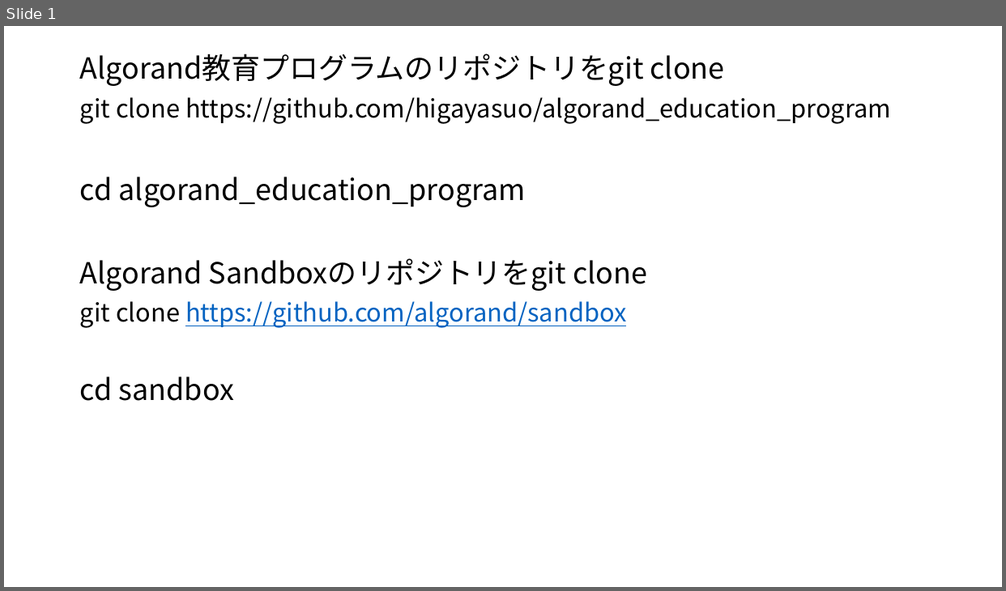
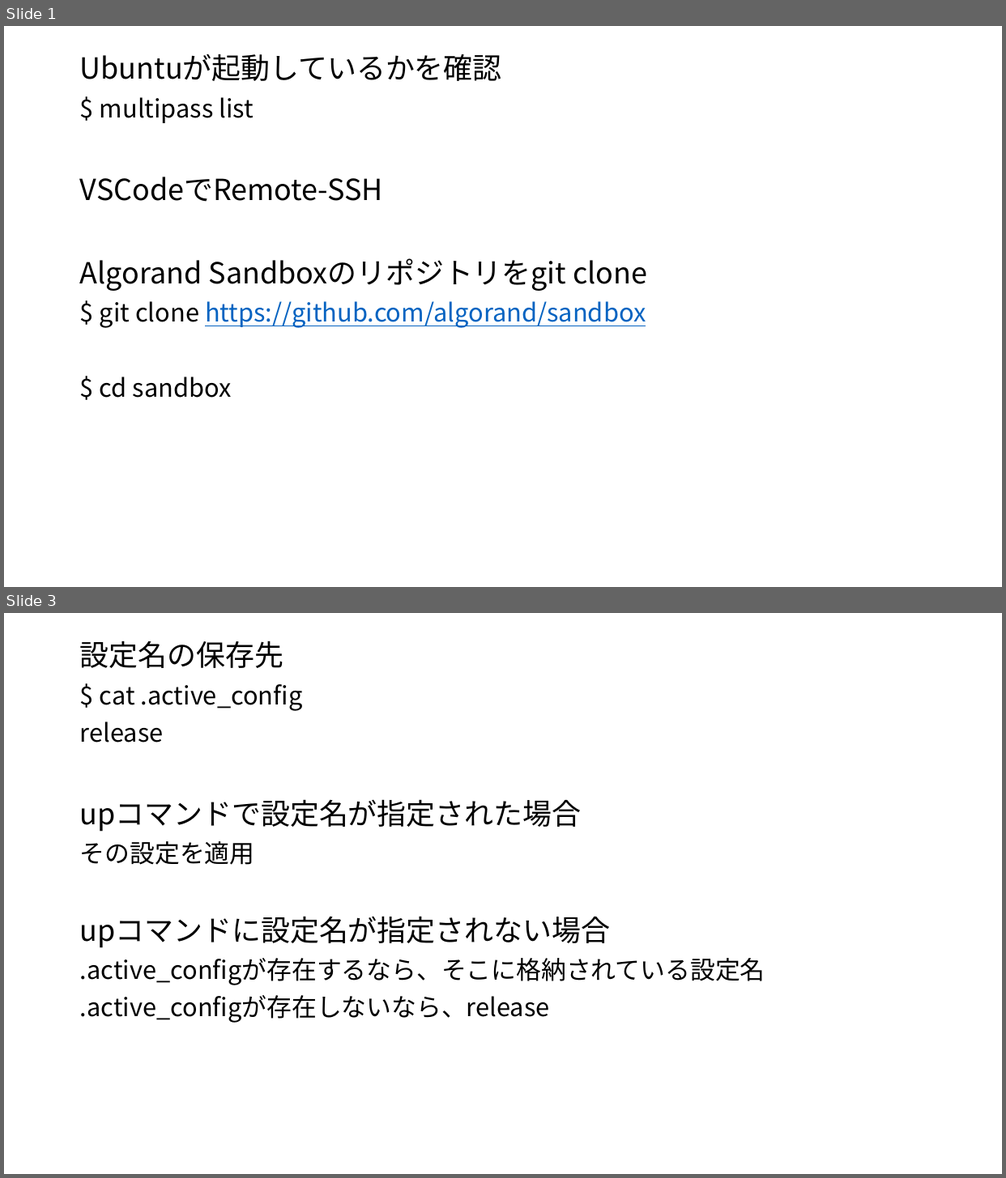
Before and after one commit to higayasuo/scripts, a slide deck: curriculum/1_preparation/4_sandbox.pptx. Shown one above the other, each under a label of ours: slide 1 before the commit, slides 1 and 3 after it; the slides between them are not shown. The pictures are 1006x591 and 1006x1178 pixels, drawn with LibreOffice and Linux fonts; fonts in the diff are those of the drawing. Boxes give left, top, right and bottom in pixels: in the first picture for what was removed or moved away, otherwise in the second. Text is boxed around its words. In the diff, an @@ line names an element or a change of style, - is before the commit and + after.

```diff
--- a/curriculum/1_preparation/4_sandbox.pptx
+++ b/curriculum/1_preparation/4_sandbox.pptx
@@ slide 3 added at (4, 613, 1002, 1174), background #FFFFFF @@
@@ text added at (80, 641, 765, 1023), 24 pt, text #000000 @@
+設定名の保存先
+$ cat .active_config
+release
+upコマンドで設定名が指定された場合
+その設定を適用
+upコマンドに設定名が指定されない場合
+.active_configが存在するなら、そこに格納されている設定名
+.active_configが存在しないなら、release
@@ slide 1 changed as well @@
@@ text at (80, 54, 502, 202): text changed; size 24 to 28 pt @@
-Algorand教育プログラムのリポジトリをgit clone
-git clone https://github.com/higayasuo/algorand_education_program
-cd algorand_education_program
+Ubuntuが起動しているかを確認
+$ multipass list
+VSCodeでRemote-SSH
@@ text at (100, 301, 646, 398): text changed @@
-git clone https://github.com/algorand/sandbox
-cd sandbox
+$ git clone https://github.com/algorand/sandbox
+$ cd sandbox
```
Also in this commit, not shown: 4 other slides added, 1 slide removed, 2 other files.
